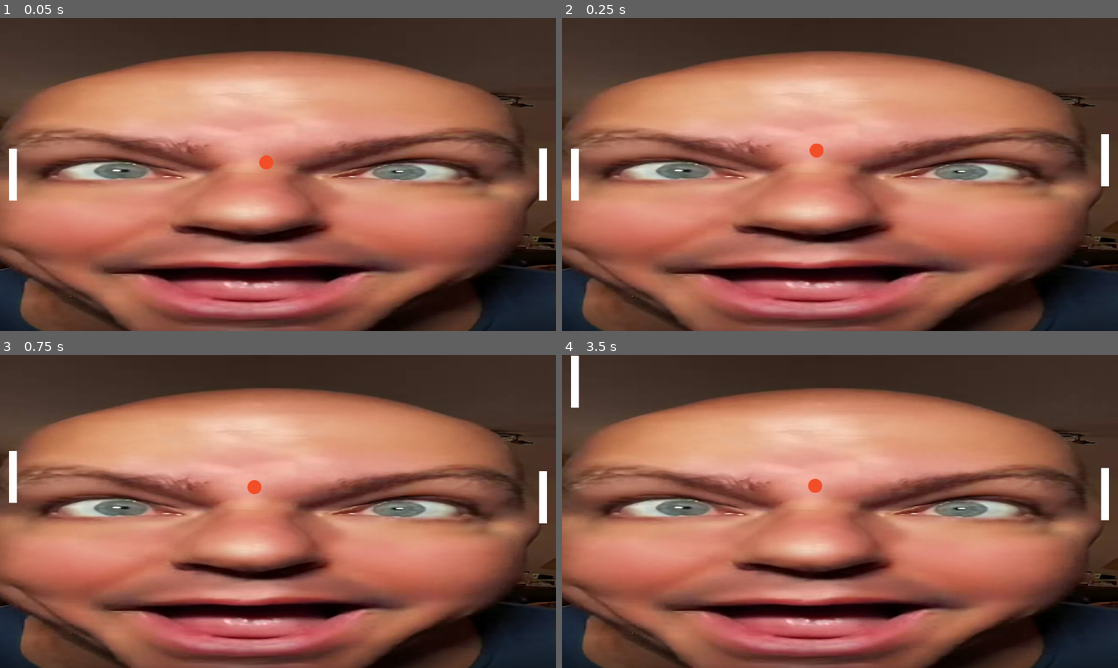
Above: before the commit, frames 1-4 (two rows, left to right).
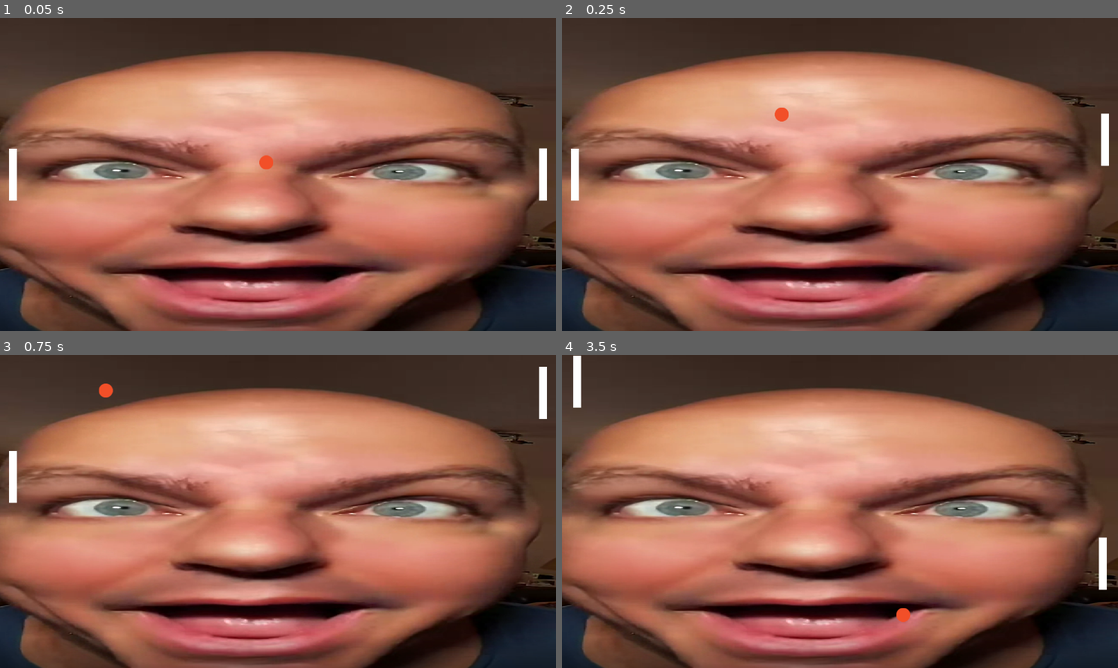
Above: after the commit, the same moments.

Repository: thepingpongman/thepingpong
Game: Godot game, scene res://Level.tscn
Two runs of this game, one before a commit and one after it. Both use one fixed random seed, a clock stepped at 60 frames per second and the inputs below.
Inputs:
- Up to frame 1 (0.05 s): no input
- Up to frame 2 (0.25 s): no input
- Up to frame 3 (0.75 s): hold Up (ui_up) from 0.53 s (still down)
- Up to frame 4 (3.5 s): release Up (ui_up) at 1.28 s; hold Down (ui_down) 1.28-2.03 s; hold Up (ui_up) from 2.03 s (still down)

Frame 1 is identical in both runs. In frame 2, 0.4% of the frame differs, in the area x 38-99%, y 28-54%; in frame 3, 0.7%; in frame 4, 0.8%, in the area x 1-99%, y 0-86%.

Commit message:
pingpingping sahur

Diff:
--- a/Ball.gd
+++ b/Ball.gd
@@ -1,12 +1,12 @@
 extends KinematicBody2D
 
 var speed = 600
-var velocity = Vector2.ZERO
+var velocity = Vector2(5,5)
 
 func _ready():
 	randomize()
-	velocity.x = [-1,1][randi() % 2]
-	velocity.y = [-0.8,0.8][randi() % 2]
+	velocity.x = [-1,1][randi() % 10000]
+	velocity.y = [-0.8,0.8][randi() % 10000]
 
 func _physics_process(delta):
-	move_and_slide(velocity * speed)
+	move_and_slide(velocity * speed + 10)
--- a/Ball/Ball.gd
+++ b/Ball/Ball.gd
@@ -16,7 +16,7 @@
 		velocity = velocity.bounce(collision_object.normal)
 
 func speed_increase():
-	speed = 1
+	speed += 1
 func stop_ball():
 	speed = 0
 
